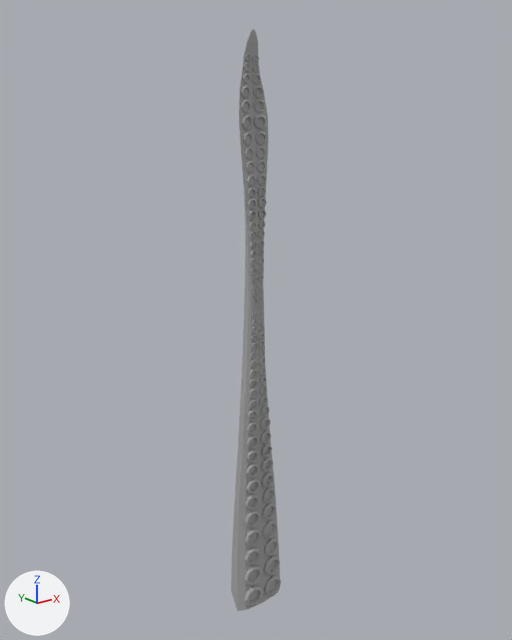
Renders of the FBX model Assets/Models/Tentacle.FBX from each side of a commit.
Both versions are drawn from a 50 mm camera at (-20.8, -26.3, 26.5) aimed at (0.4, 0.2, 15.9). Every picture has the same lights, and +X, +Y and +Z are marked at lower left. Where no turn or scale is listed for an object, it has been applied to the vertices. Vertices at the same position are counted once.

Before the edit, the objects in view are built like this:
```python
me_mesh = bpy.data.meshes.new('Mesh')
me_mesh.from_pydata(...)  # 5032 vertices, 5032 faces; spans x -1.5..1.5, y -1.1..1.1, z -14.7..14.7
me_mesh.materials.append(mat_lambert1)  # grey #aaaaaa
ob_tentacle = bpy.data.objects.new('Tentacle', me_mesh)
ob_tentacle.location = (0.0, 0.0, 14.69)
```
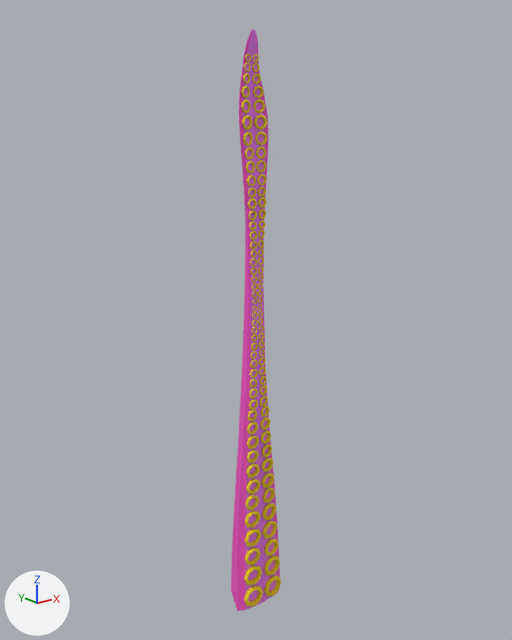
The change, as JSON lines over the scene's bpy script:
```json
{"op": "add", "block": "mat_material__59", "code": ["mat_material__59 = principled_material('Material #59')", "mat_material__59.base_color = (0.894, 0.651, 0.0)  # yellow #f3d300", "mat_material__59.roughness = 0.859"]}
{"op": "add", "block": "mat_material__57", "code": ["mat_material__57 = principled_material('Material #57')", "mat_material__57.base_color = (0.937, 0.0902, 0.588)  # pink #f855ca", "mat_material__57.roughness = 0.859"]}
{"op": "add", "block": "mat_material__58", "code": ["mat_material__58 = principled_material('Material #58')", "mat_material__58.base_color = (0.847, 0.212, 0.906)  # pink #ed7ff4", "mat_material__58.roughness = 0.859"]}
{"block": "me_mesh", "where": "# used by ob_tentacle; location = (0.0, 0.0, 14.69)"}
{"op": "remove", "block": "me_mesh", "code": "me_mesh.from_pydata(...)  # 5032 vertices, 5032 faces; spans x -1.5..1.5, y -1.1..1.1, z -14.7..14.7"}
{"op": "add", "block": "me_mesh", "code": "me_mesh.from_pydata(...)  # 5527 vertices, 5580 faces; spans x -1.5..1.5, y -1.1..1.1, z -14.7..14.7"}
{"block": "me_mesh", "change": "me_mesh part 1: 7 vertices moved within x -0.4..0.4, y -0.4..0.1, z 6.3..13.5; 16 vertices removed from x -0.6..0.6, y -0.4..0.0, z 6.3..13.5; 511 vertices added at x -1.5..1.5, y -0.9..1.1, z -14.5..13.3"}
{"block": "me_mesh", "change": "me_mesh part 2: 110 faces spanning x -1.5..1.5, y -0.8..1.1, z -14.7..14.7 switch from mat_lambert1 (grey #aaaaaa) to mat_material__57 (pink #f855ca)"}
{"block": "me_mesh", "change": "me_mesh part 3: 64 faces spanning x -1.1..1.1, y -1.0..0.1, z -14.7..14.7 switch from mat_lambert1 (grey #aaaaaa) to mat_material__58 (pink #ed7ff4)"}
{"block": "me_mesh", "change": "me_mesh part 4: 4453 faces spanning x -1.3..1.3, y -1.1..0.1, z -14.6..13.7 switch from mat_lambert1 (grey #aaaaaa) to mat_material__59 (yellow #f3d300)"}
```

Pixel boxes [x1, y1, x2, y2] of what changed, in the pictures (512 x 640 px):
```json
{"part": 1, "of": "me_mesh", "change": "built on", "before": [240, 56, 267, 237], "after": [231, 55, 280, 611]}
{"part": 2, "of": "me_mesh", "change": "recoloured", "before": [237, 29, 280, 596], "after": [237, 29, 280, 596], "on screen": "grey to pink"}
{"part": 3, "of": "me_mesh", "change": "recoloured", "before": [243, 29, 277, 593], "after": [243, 29, 277, 593], "on screen": "grey to pink"}
{"part": 4, "of": "me_mesh", "change": "recoloured", "before": [241, 54, 281, 606], "after": [241, 54, 281, 606], "on screen": "grey to yellow"}
```
